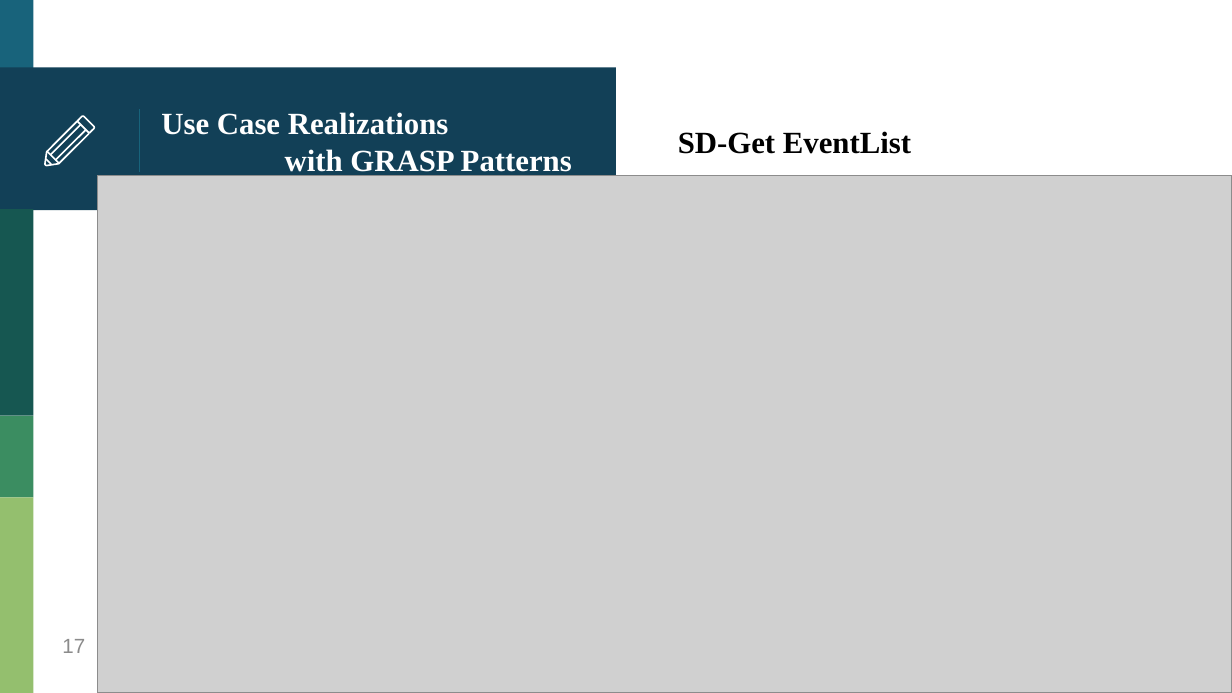
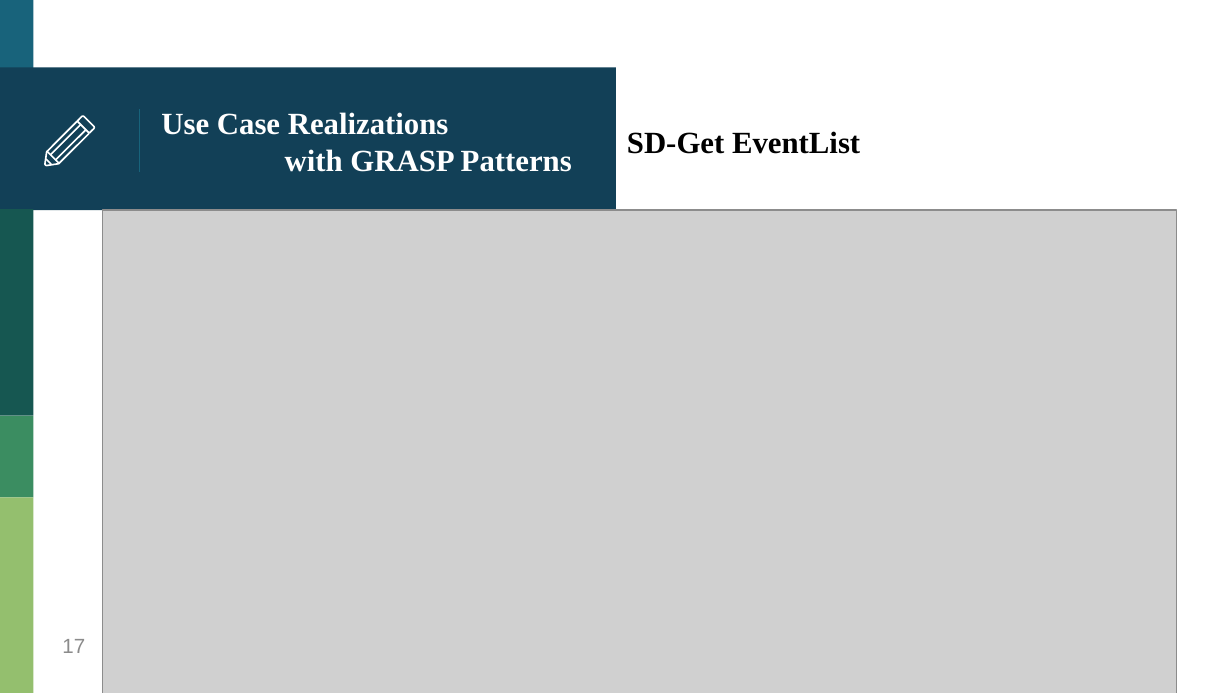
Before and after one commit to HankTwZhong/OOAD, a slide deck: slide 17 of OOAD_Midterm.pptx. Drawn at 1232x693 pixels with LibreOffice and Linux fonts; fonts in the diff are those of the drawing; grey boxes stand for pictures. Boxes give left, top, right and bottom in pixels: in the first picture for what was removed or moved away, otherwise in the second. Text is boxed around its words. In the diff, an @@ line names an element or a change of style, - is before the commit and + after.

```diff
--- a/OOAD_Midterm.pptx
+++ b/OOAD_Midterm.pptx
@@ text "SD-Get EventList": place and size @@
-text "SD-Get EventList" at bbox=[678, 131, 911, 154]
+text "SD-Get EventList" at bbox=[627, 131, 860, 154]
@@ picture: place and size @@
-picture at bbox=[97, 176, 1232, 693]
+picture at bbox=[102, 211, 1177, 693]
```
Also in this commit, not shown: 10 other slides changed, 7 other files.
